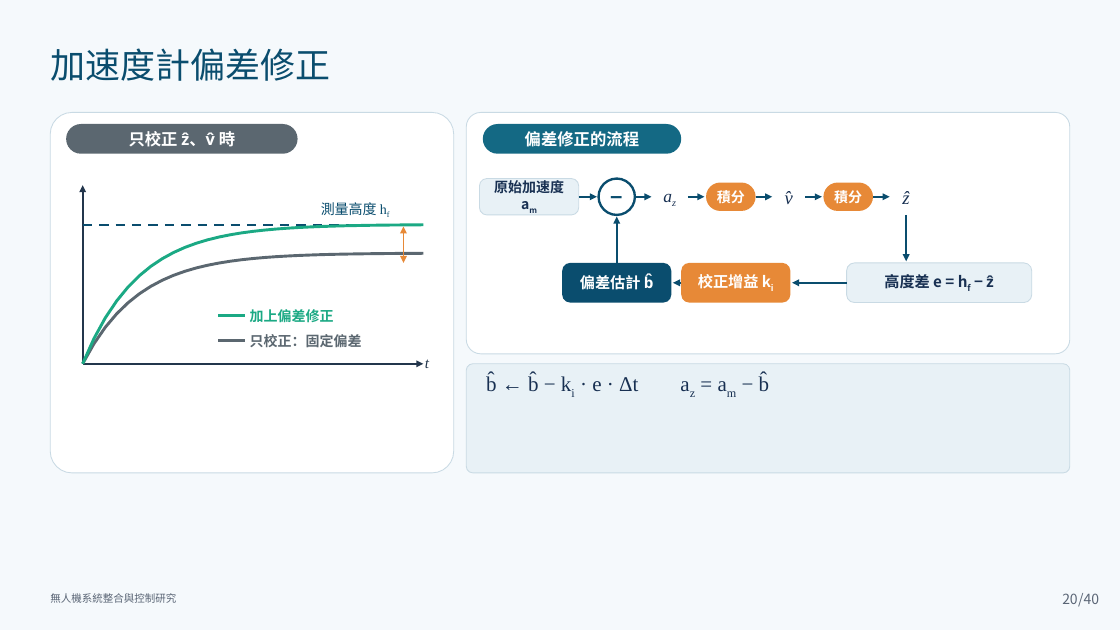
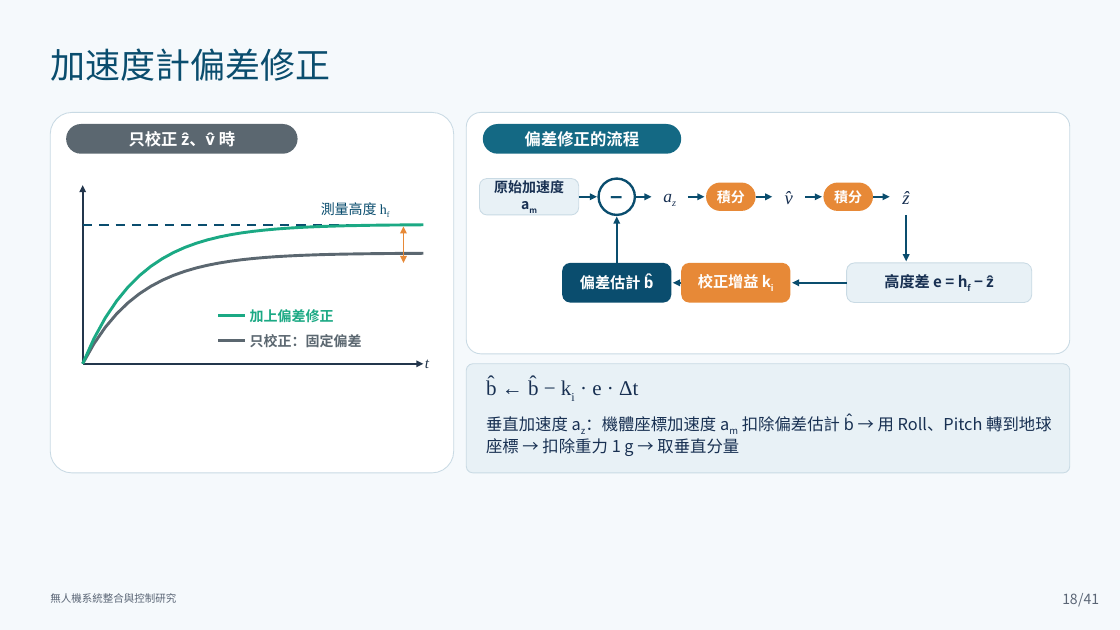
Before and after one commit to lingken1028/-, a slide deck: slide 18 of 無人機系統整合與控制研究_口試簡報 2.pptx (slide 20 before the commit). Drawn at 1120x630 pixels with LibreOffice and Linux fonts; fonts in the diff are those of the drawing. Boxes give left, top, right and bottom in pixels: in the first picture for what was removed or moved away, otherwise in the second. Text is boxed around its words. In the diff, an @@ line names an element or a change of style, - is before the commit and + after.

```diff
--- a/無人機系統整合與控制研究_口試簡報 2.pptx
+++ b/無人機系統整合與控制研究_口試簡報 2.pptx
@@ text at <box>486,380,1051,454</box>: text changed; size 18 to 14 pt; font Times New Roman to Noto Sans CJK TC @@
-b̂ ← b̂ − ki · e · Δt az = am − b̂
+b̂ ← b̂ − ki · e · Δt
+垂直加速度 az：機體座標加速度 am 扣除偏差估計 b̂ → 用 Roll、Pitch 轉到地球座標 → 扣除重力 1 g → 取垂直分量
@@ text "b̂ ← b̂ − ki ..." at <box>486,380,1051,454</box>: vertical alignment middle to top @@
@@ page number at <box>1062,593,1078,604</box>: text changed @@
-20
+18
@@ text at <box>1078,593,1099,607</box>: text changed @@
-/40
+/41
```
Also in this commit, not shown: 82 other slides changed, 2 slides added.
